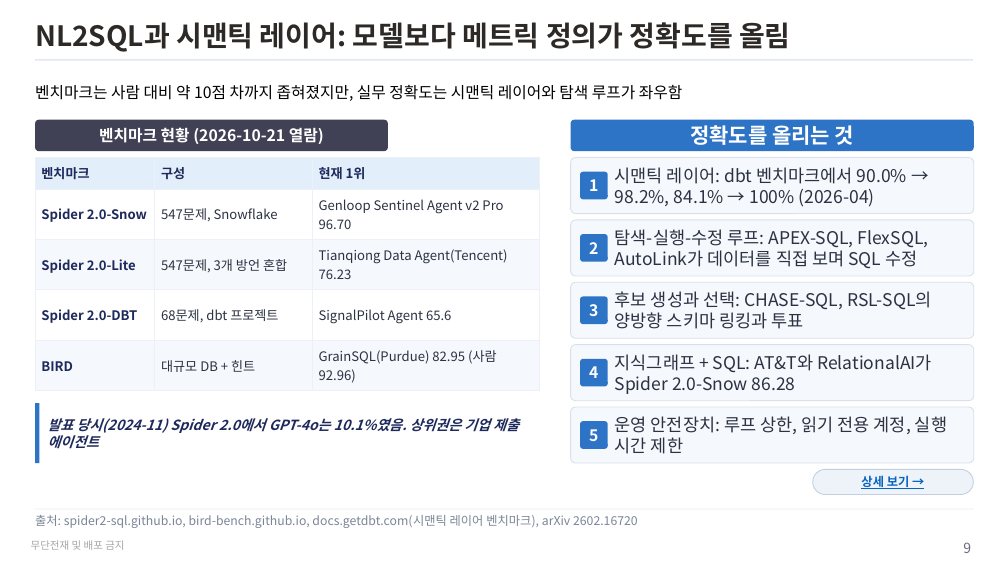
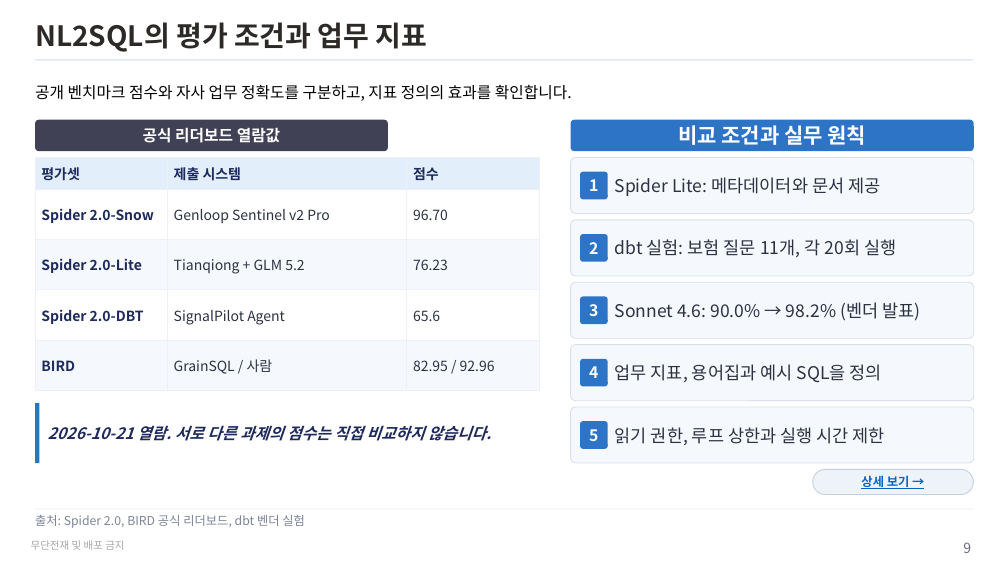
Before and after one commit to unicorn-campus/hybrid-ai, a slide deck: slide 9 of research/rag-trends-2026.pptx. Drawn at 1008x567 pixels with LibreOffice and Linux fonts; fonts in the diff are those of the drawing. Boxes give left, top, right and bottom in pixels: in the first picture for what was removed or moved away, otherwise in the second. Text is boxed around its words. In the diff, an @@ line names an element or a change of style, - is before the commit and + after.

```diff
--- a/research/rag-trends-2026.pptx
+++ b/research/rag-trends-2026.pptx
@@ title at (x1=35, y1=22, x2=428, y2=52): text changed @@
-NL2SQL과 시맨틱 레이어: 모델보다 메트릭 정의가 정확도를 올림
+NL2SQL의 평가 조건과 업무 지표
@@ text at (x1=35, y1=85, x2=572, y2=101): text changed @@
-벤치마크는 사람 대비 약 10점 차까지 좁혀졌지만, 실무 정확도는 시맨틱 레이어와 탐색 루프가 좌우함
+공개 벤치마크 점수와 자사 업무 정확도를 구분하고, 지표 정의의 효과를 확인합니다.
@@ text in rounded rectangle at (x1=143, y1=127, x2=280, y2=143): text changed @@
-벤치마크 현황 (2026-10-21 열람)
+공식 리더보드 열람값
@@ text at (x1=678, y1=125, x2=867, y2=145): text changed @@
-정확도를 올리는 것
+비교 조건과 실무 원칙
@@ table at (x1=35, y1=158, x2=539, y2=378) @@
-row 1: 벤치마크 | 구성 | 현재 1위
+row 1: 평가셋 | 제출 시스템 | 점수
-row 2, column 2: 547문제, Snowflake
+row 2, column 2: Genloop Sentinel v2 Pro
-row 2, column 3: Genloop Sentinel Agent v2 Pro 96.70
+row 2, column 3: 96.70
-row 3, column 2: 547문제, 3개 방언 혼합
+row 3, column 2: Tianqiong + GLM 5.2
-row 3, column 3: Tianqiong Data Agent(Tencent) 76.23
+row 3, column 3: 76.23
-row 4, column 2: 68문제, dbt 프로젝트
+row 4, column 2: SignalPilot Agent
-row 4, column 3: SignalPilot Agent 65.6
+row 4, column 3: 65.6
-row 5, column 2: 대규모 DB + 힌트
+row 5, column 2: GrainSQL / 사람
-row 5, column 3: GrainSQL(Purdue) 82.95 (사람 92.96)
+row 5, column 3: 82.95 / 92.96
@@ size 15 to 16 pt in "Spider 2.0-Snow", "Spider 2.0-Lite", "Spider 2.0-DBT", "BIRD" @@
@@ text at (x1=615, y1=177, x2=880, y2=196): text changed @@
-시맨틱 레이어: dbt 벤치마크에서 90.0% → 98.2%, 84.1% → 100% (2026-04)
+Spider Lite: 메타데이터와 문서 제공
@@ text at (x1=615, y1=239, x2=896, y2=257): text changed @@
-탐색-실행-수정 루프: APEX-SQL, FlexSQL, AutoLink가 데이터를 직접 보며 SQL 수정
+dbt 실험: 보험 질문 11개, 각 20회 실행
@@ text at (x1=615, y1=302, x2=920, y2=321): text changed @@
-후보 생성과 선택: CHASE-SQL, RSL-SQL의 양방향 스키마 링킹과 투표
+Sonnet 4.6: 90.0% → 98.2% (벤더 발표)
@@ text at (x1=615, y1=364, x2=882, y2=382): text changed @@
-지식그래프 + SQL: AT&T와 RelationalAI가 Spider 2.0-Snow 86.28
+업무 지표, 용어집과 예시 SQL을 정의
@@ text at (x1=48, y1=425, x2=491, y2=441): text changed; size 16 to 18 pt @@
-발표 당시(2024-11) Spider 2.0에서 GPT-4o는 10.1%였음. 상위권은 기업 제출 에이전트
+2026-10-21 열람. 서로 다른 과제의 점수는 직접 비교하지 않습니다.
@@ text at (x1=615, y1=427, x2=885, y2=445): text changed @@
-운영 안전장치: 루프 상한, 읽기 전용 계정, 실행 시간 제한
+읽기 권한, 루프 상한과 실행 시간 제한
@@ text at (x1=35, y1=515, x2=305, y2=528): text changed @@
-출처: spider2-sql.github.io, bird-bench.github.io, docs.getdbt.com(시맨틱 레이어 벤치마크), arXiv 2602.16720
+출처: Spider 2.0, BIRD 공식 리더보드, dbt 벤더 실험
```
Also in this commit, not shown: 12 other slides changed, 1 slide added, 1 slide removed, 2 other files.
